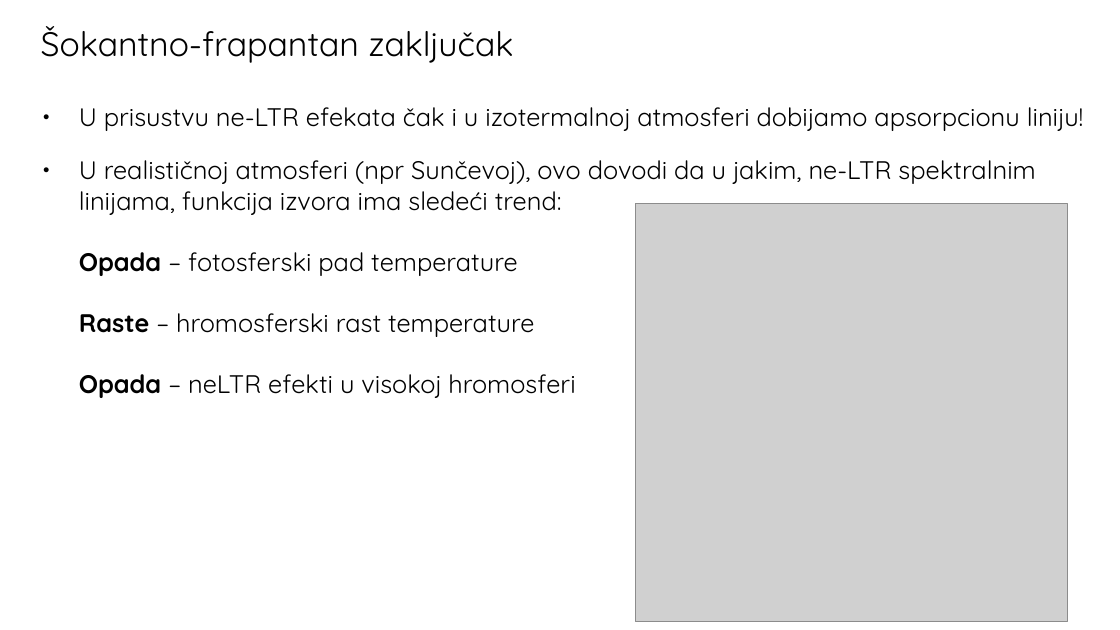
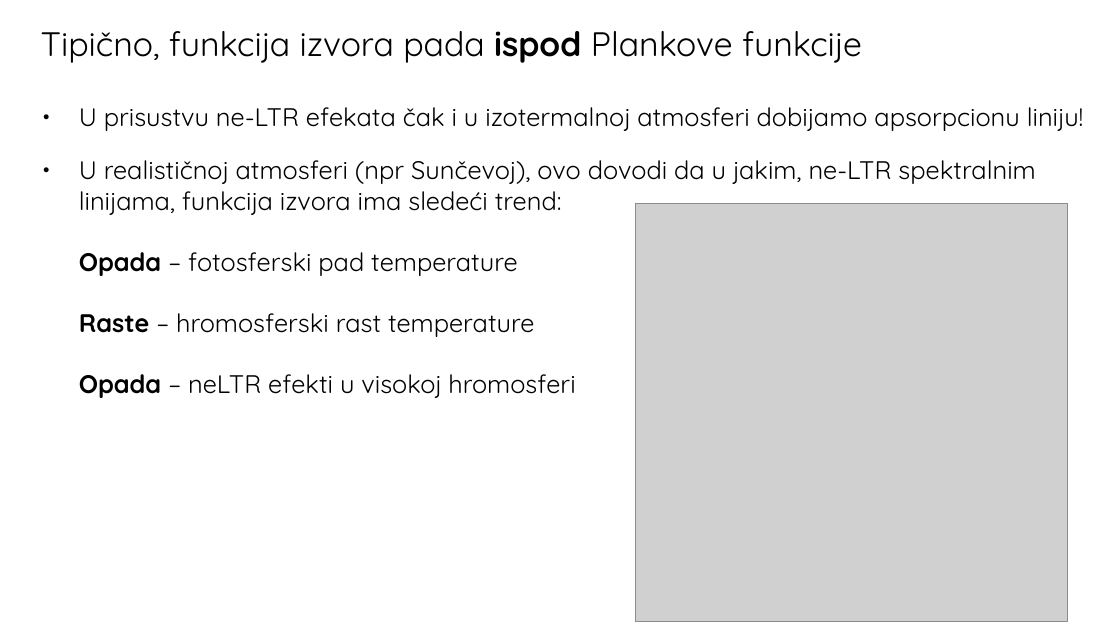
Before and after one commit to ivanzmilic/TZS_matf, a slide deck: slide 7 of Predavanja/Predavanje_12_Statisticka_Ravnoteza_Zakljucci.odp. Drawn at 1120x630 pixels with LibreOffice and Linux fonts; fonts in the diff are those of the drawing; grey boxes stand for pictures. Boxes give left, top, right and bottom in pixels: in the first picture for what was removed or moved away, otherwise in the second. Text is boxed around its words. In the diff, an @@ line names an element or a change of style, - is before the commit and + after.

```diff
--- a/Predavanja/Predavanje_12_Statisticka_Ravnoteza_Zakljucci.odp
+++ b/Predavanja/Predavanje_12_Statisticka_Ravnoteza_Zakljucci.odp
@@ title at (41,31,862,63): text changed @@
-Šokantno-frapantan zaključak
+Tipično, funkcija izvora pada ispod Plankove funkcije
```
Also in this commit, not shown: 2 other slides changed, 10 slides added.
